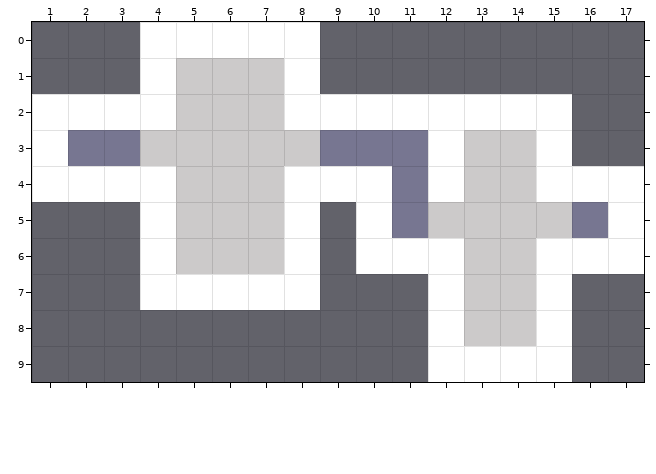
One commit to this Tiled map: raw/maps/map_test.tmx. This is how it looked before the edit.
Cells are 100x100 px. Shown: x 1..17, y 0..9. Tiles whose own drawing changed are shown in their newer look in all pictures.
Now the later version:
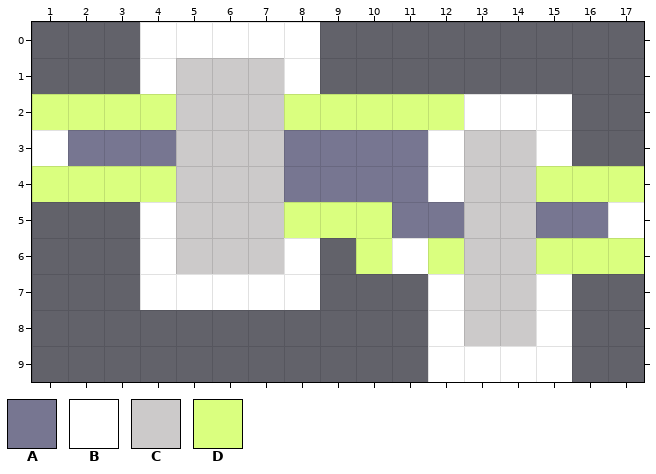
Key: from "darkness": A 0; from "tiles": B 0, C 1, D 2.
_ is an empty cell.
See-through tiles are keyed as they look on the map.
Message: Add bouncy tiles.
Edits made:
Layer "Spaceship":
y 2: x 1..4 BBBB -> DDDD; x 8..12 BBBBB -> DDDDD
y 4: x 1..4 BBBB -> DDDD; x 8..10 BBB -> CCC; x 15..17 BBB -> DDD
y 5: x 8..10 B_B -> DDD
y 6: x 10 B -> D; x 12 B -> D; x 15..17 BBB -> DDD
Layer "Darkness":
y 3: x 4 _ -> A; x 8 _ -> A
y 4: x 8..10 ___ -> AAA
y 5: x 12 _ -> A; x 15 _ -> A
Pixel boxes of the changes (left, top, right, bottom) in both pictures:
changed: (32, 94, 176, 202)
changed: (284, 94, 464, 274)
changed: (536, 166, 644, 274)
